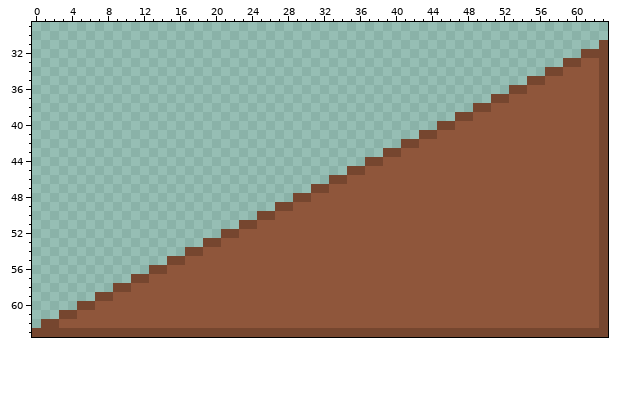
Two versions of one pixel-art file, Acesprite/Obstacles/Kickers/Kicker.aseprite. The picture above was drawn from the file before the commit.
64x64 pixels, 1 frame. Shown: x 0..63, y 29..63.
New version:
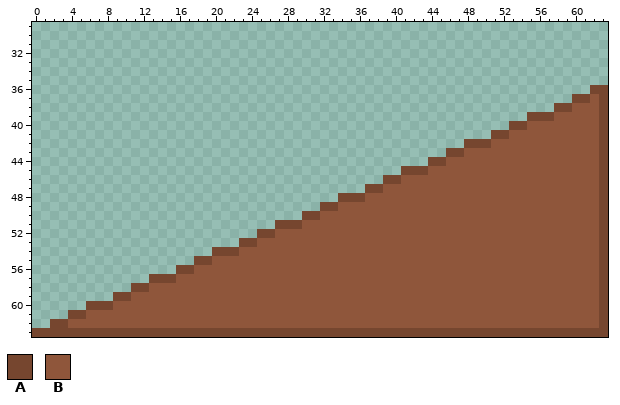
Palette (. is transparent): A #76462f  B #8f563b
Edits made:
Changed rows in their new state; - is an unchanged pixel.
first column x 1:
31 --------------------------------------------------------------.
32 ------------------------------------------------------------...
33 ----------------------------------------------------------.....
34 --------------------------------------------------------.......
35 ------------------------------------------------------.........
36 ----------------------------------------------------.........A-
37 --------------------------------------------------.........AA--
38 ------------------------------------------------.........AA----
39 ----------------------------------------------........AAA------
40 --------------------------------------------........AA---------
41 ------------------------------------------........AA-----------
42 ----------------------------------------.......AAA-------------
43 --------------------------------------.......AA----------------
44 ------------------------------------.......AA------------------
45 ----------------------------------......AAA--------------------
46 --------------------------------......AA-----------------------
47 ------------------------------......AA-------------------------
48 ----------------------------.....AAA---------------------------
49 --------------------------.....AA------------------------------
50 ------------------------.....AA--------------------------------
51 ----------------------....AAA----------------------------------
52 --------------------....AA-------------------------------------
53 ------------------....AA---------------------------------------
54 ----------------...AAA-----------------------------------------
55 --------------...AA--------------------------------------------
56 ------------...AA----------------------------------------------
57 ----------..AAA------------------------------------------------
58 --------..AA---------------------------------------------------
59 ------..AA-----------------------------------------------------
60 ----.-AA-------------------------------------------------------
61 --.-A----------------------------------------------------------
62 .-A------------------------------------------------------------
Boxes around the changes in both pictures, in picture pixels (x1, y1, x2, y2):
changed: (41, 40, 608, 328)
